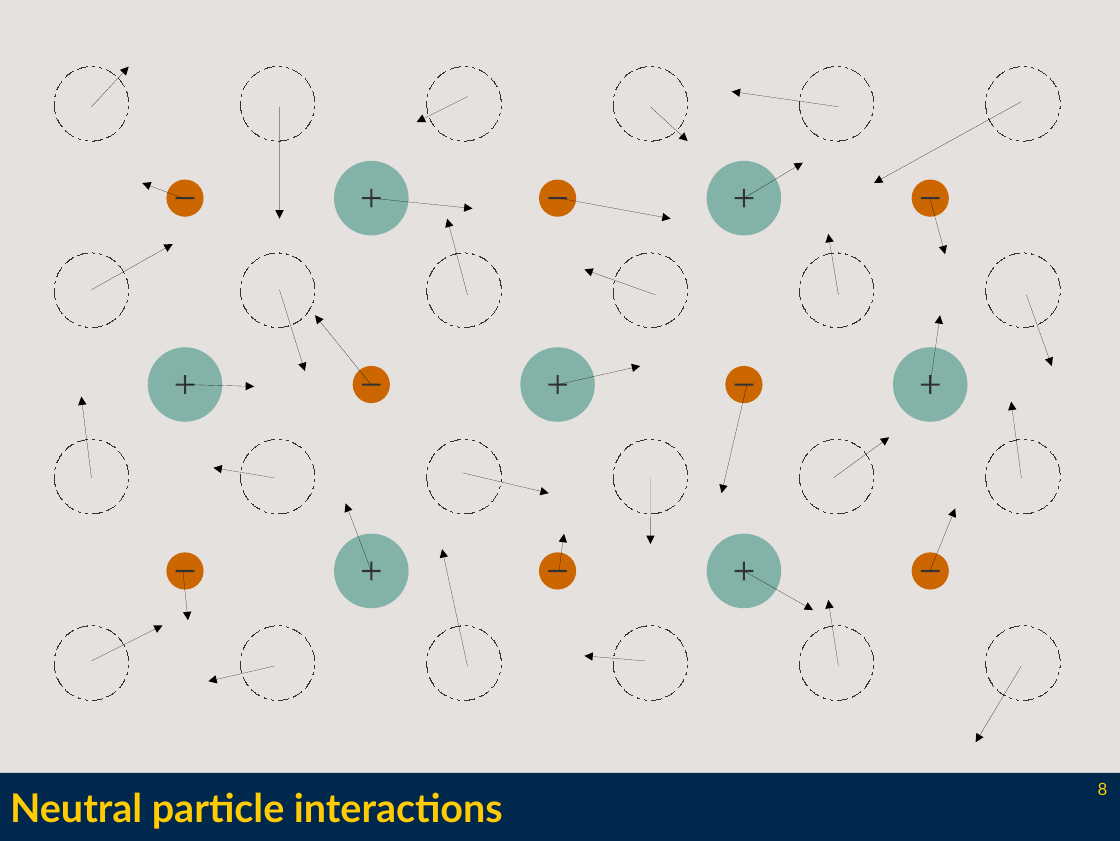
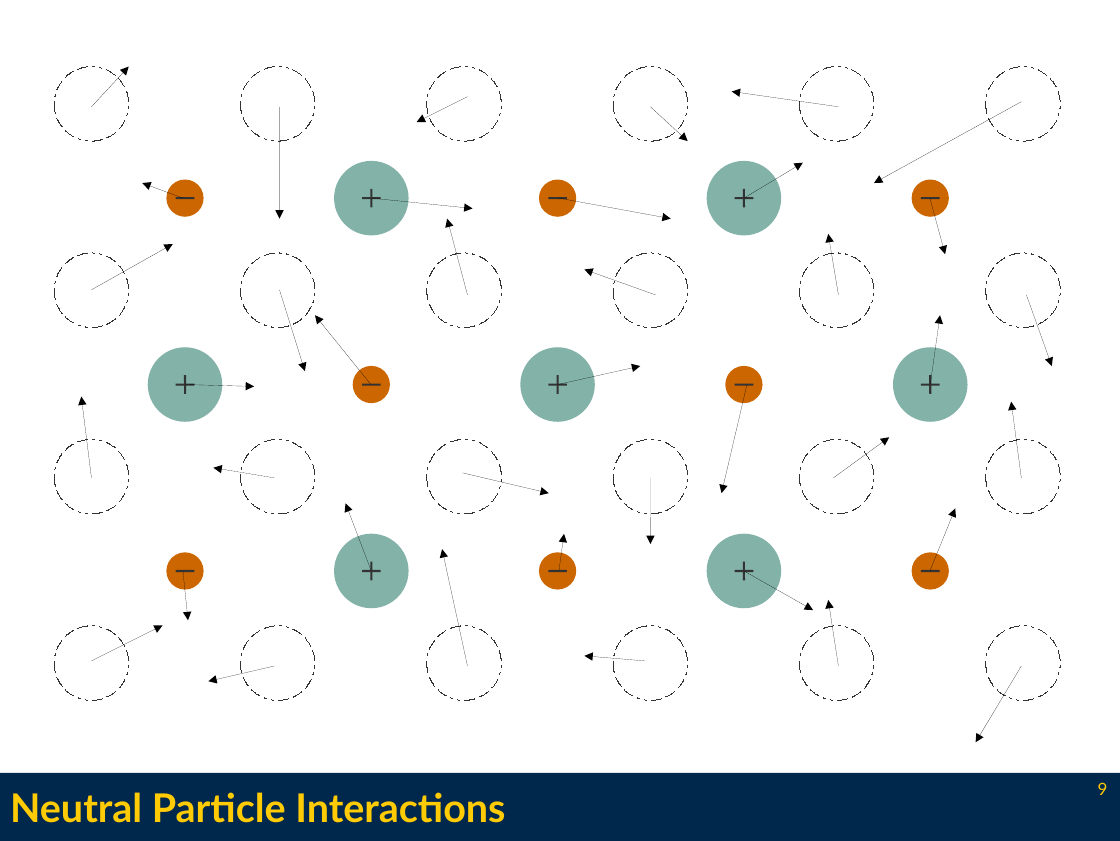
Before and after one commit to l3enny/dissertation, a slide deck: slide 9 of defense/presentation.odp (slide 8 before the commit). Drawn at 1120x841 pixels with LibreOffice and Linux fonts; fonts in the diff are those of the drawing. Boxes give left, top, right and bottom in pixels: in the first picture for what was removed or moved away, otherwise in the second. Text is boxed around its words. In the diff, an @@ line names an element or a change of style, - is before the commit and + after.

```diff
--- a/defense/presentation.odp
+++ b/defense/presentation.odp
@@ background #E4E1DF to #FFFFFF @@
@@ title at (10,792,505,823): text changed @@
-Neutral particle interactions
+Neutral Particle Interactions
@@ page number at (1098,782,1108,795): text changed @@
-8
+9
```
Also in this commit, not shown: 16 other slides changed, 23 slides added, 2 slides removed, 13 other files.
